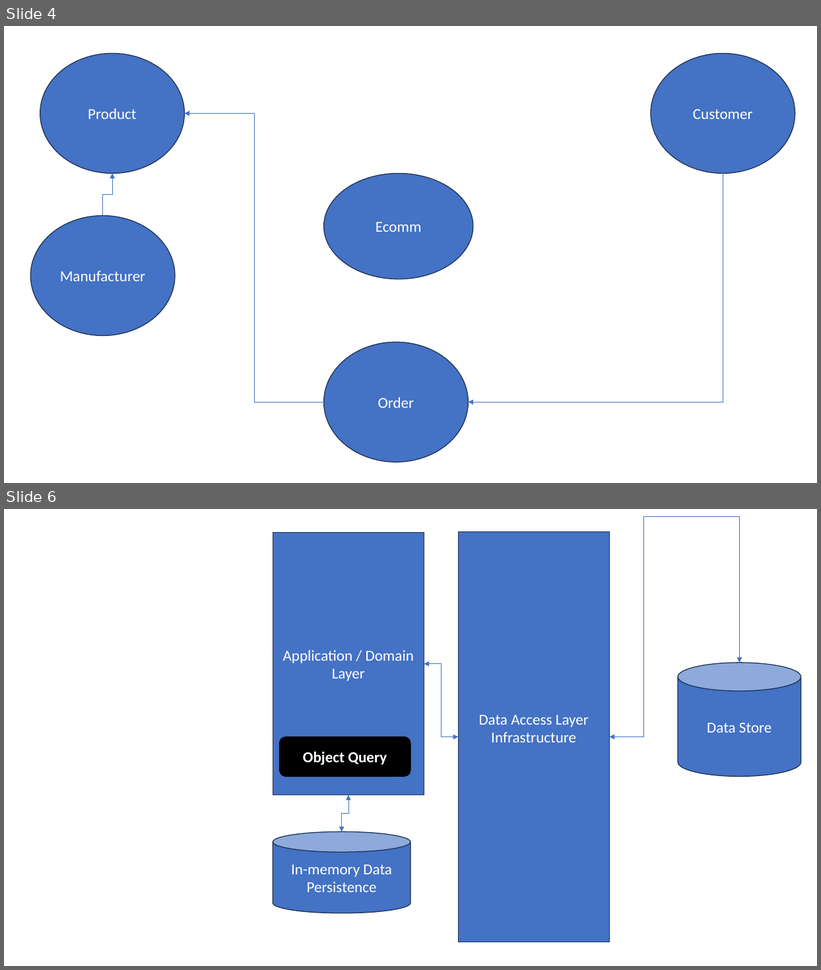
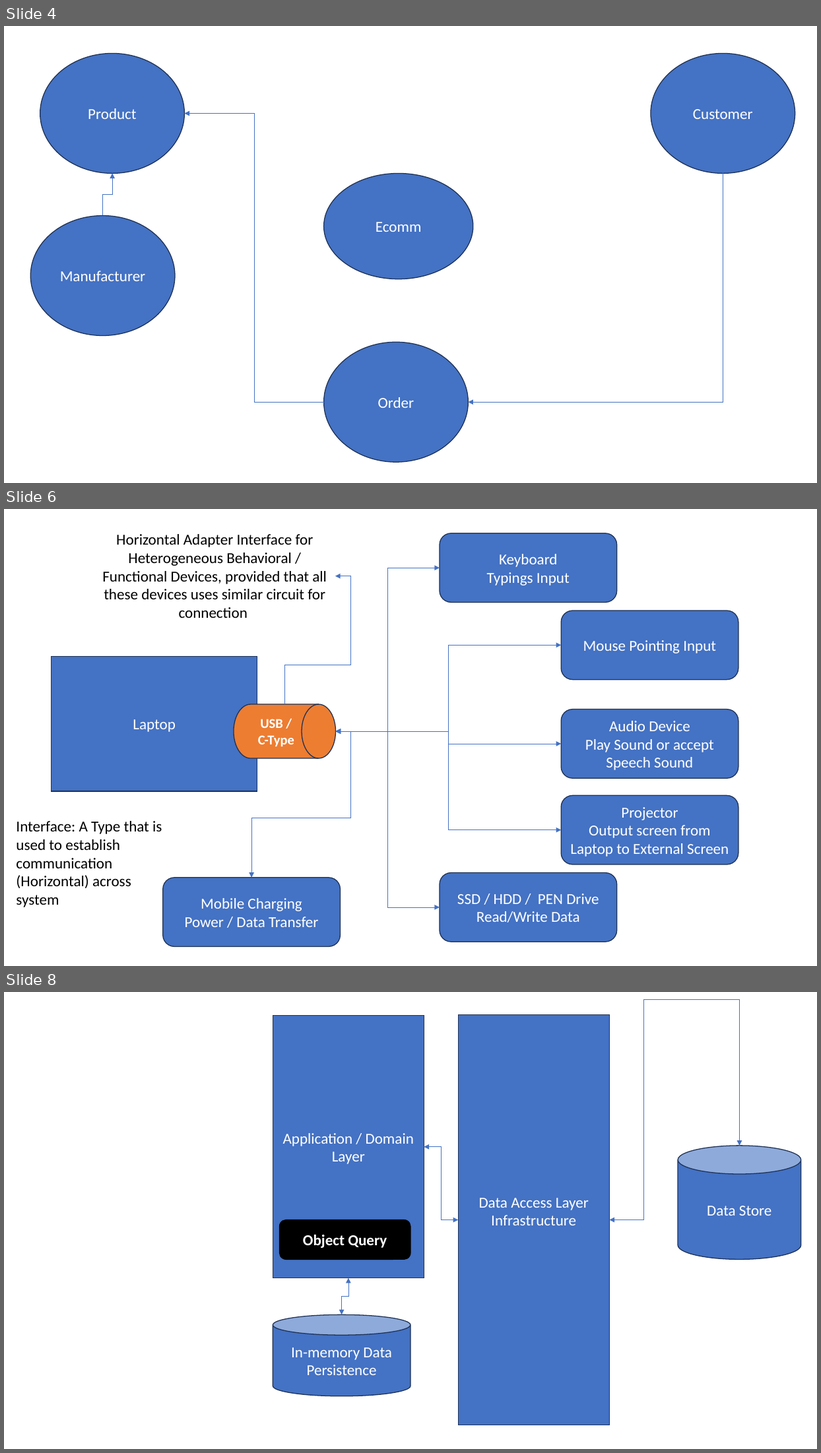
Before and after one commit to maheshsabnis/Capita_NETApps, a slide deck: TrgImages.pptx. Shown one above the other, each under a label of ours: slides 4 and 6 before the commit, slides 4, 6 and 8 after it; the slides between them are not shown. The pictures are 821x970 and 821x1453 pixels, drawn with LibreOffice and Linux fonts; fonts in the diff are those of the drawing. Boxes give left, top, right and bottom in pixels: in the first picture for what was removed or moved away, otherwise in the second. Text is boxed around its words. In the diff, an @@ line names an element or a change of style, - is before the commit and + after.

```diff
--- a/TrgImages.pptx
+++ b/TrgImages.pptx
@@ slide 6 added at box(4, 509, 817, 966), background #FFFFFF @@
@@ text added at box(102, 534, 327, 618), 18 pt, text #000000 @@
+Horizontal Adapter Interface for Heterogeneous Behavioral / Functional Devices, provided that all these devices uses similar circuit for connection
@@ rounded rectangle added at box(440, 533, 617, 602), fill #4472C4, outline #1E3256 1 pt, 18 pt, text #FFFFFF @@
+Keyboard
+Typings Input
@@ elbow double arrow added from (440, 568) to (336, 731), #4472C4 0.5 pt @@
@@ elbow arrow added from (284, 704) to (335, 576), #4472C4 0.5 pt @@
@@ rounded rectangle added at box(562, 611, 739, 680), fill #4472C4, outline #1E3256 1 pt, 18 pt, text #FFFFFF @@
+Mouse Pointing Input
@@ elbow double arrow added from (562, 645) to (336, 731), #4472C4 0.5 pt @@
@@ rectangle added at box(52, 657, 257, 791), fill #4472C4, outline #1E3256 1 pt, 18 pt, text #FFFFFF @@
+Laptop
@@ flow chart magnetic drum added at box(234, 704, 336, 758), fill #ED7D31, outline #1E3256 1 pt, 16 pt, text #FFFFFF, bold @@
+USB / C-Type
@@ rounded rectangle added at box(562, 710, 739, 779), fill #4472C4, outline #1E3256 1 pt, 18 pt, text #FFFFFF @@
+Audio Device
+Play Sound or accept Speech Sound
@@ elbow double arrow added from (252, 878) to (336, 731), #4472C4 0.5 pt @@
@@ elbow double arrow added from (562, 744) to (336, 731), #4472C4 0.5 pt @@
@@ elbow double arrow added from (562, 830) to (336, 731), #4472C4 0.5 pt @@
@@ elbow double arrow added from (440, 908) to (336, 731), #4472C4 0.5 pt @@
@@ rounded rectangle added at box(562, 795, 739, 865), fill #4472C4, outline #1E3256 1 pt, 18 pt, text #FFFFFF @@
+Projector
+Output screen from Laptop to External Screen
@@ text added at box(16, 821, 162, 908), 18 pt, text #000000 @@
+Interface: A Type that is used to establish communication (Horizontal) across system
@@ rounded rectangle added at box(163, 878, 341, 947), fill #4472C4, outline #1E3256 1 pt, 18 pt, text #FFFFFF @@
+Mobile Charging
+Power / Data Transfer
@@ rounded rectangle added at box(440, 873, 617, 942), fill #4472C4, outline #1E3256 1 pt, 18 pt, text #FFFFFF @@
+SSD / HDD / PEN Drive
+Read/Write Data
@@ what was slide 6 is now slide 8 @@
```
Also in this commit, not shown: 1 slide changed, 2 other slides added, 25 other files.
